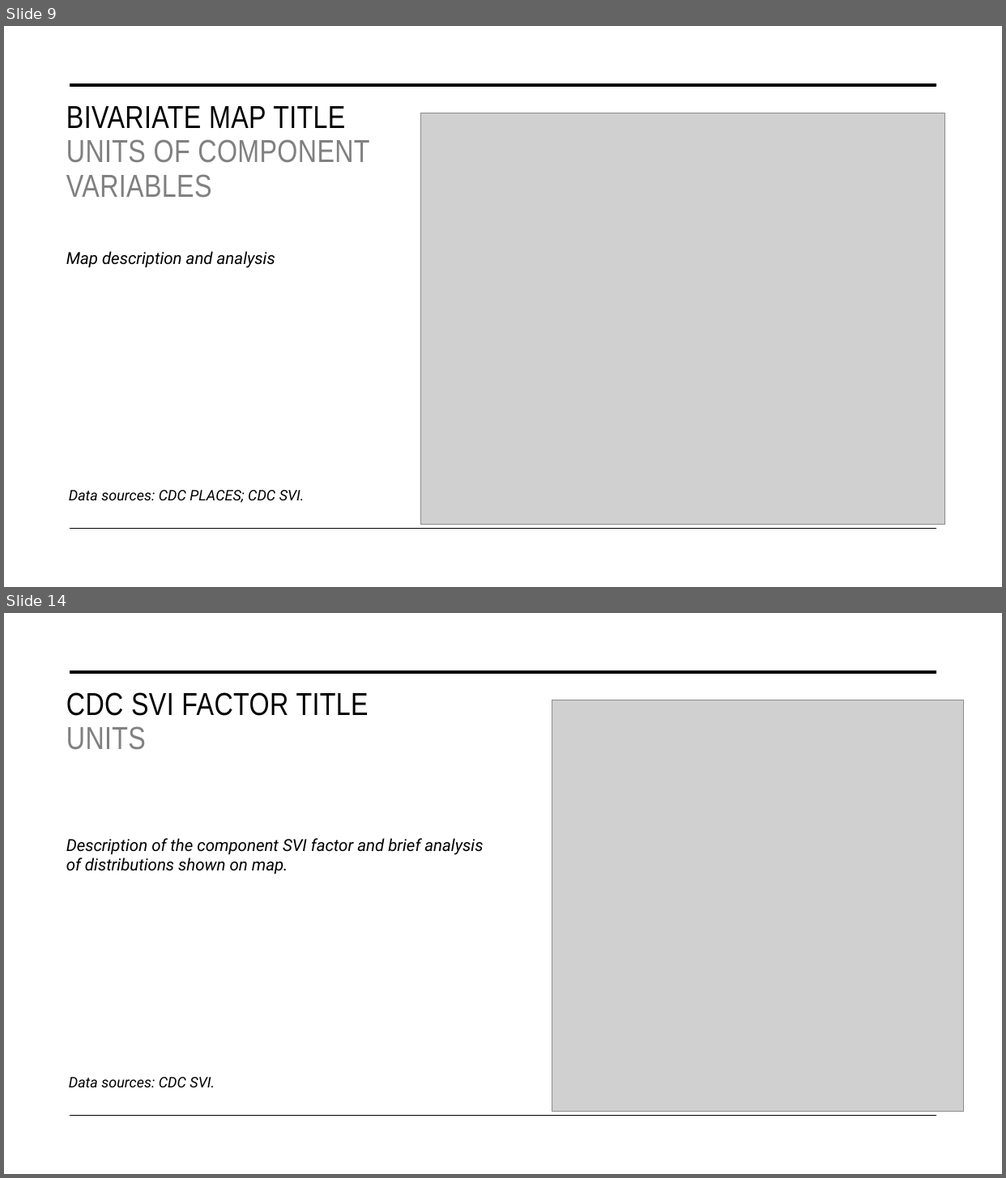
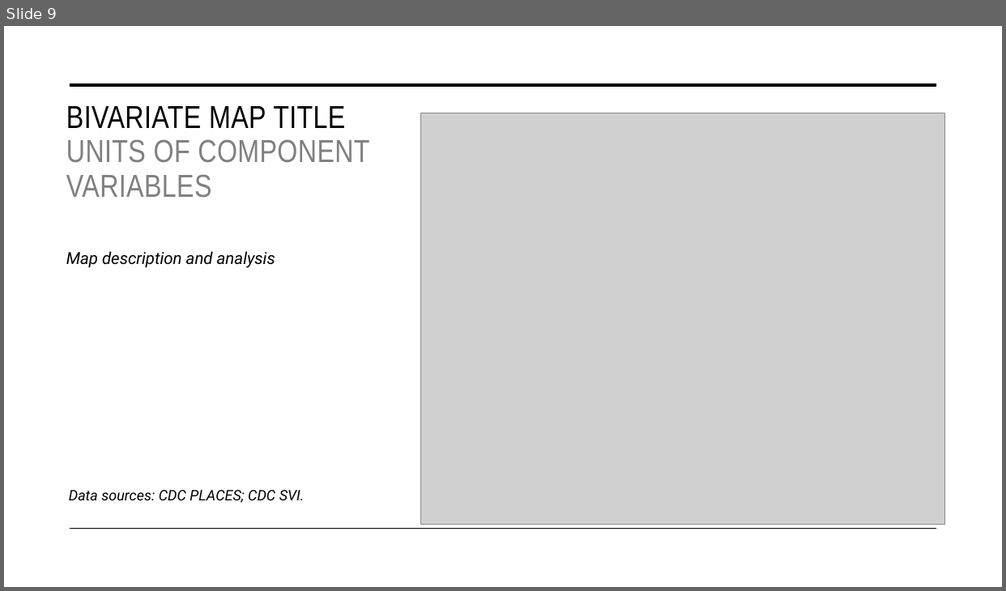
Before and after one commit to justenvirons/pedagogy, a slide deck: GEO346_2023_FallQuarter/Exercise_01/exercise01-template.pptx. Shown one above the other, each under a label of ours: slides 9 and 14 before the commit, slide 9 after it; the slides between them are not shown. The pictures are 1006x1178 and 1006x591 pixels, drawn with LibreOffice and Linux fonts; fonts in the diff are those of the drawing; grey boxes stand for pictures. Boxes give left, top, right and bottom in pixels: in the first picture for what was removed or moved away, otherwise in the second. Text is boxed around its words. In the diff, an @@ line names an element or a change of style, - is before the commit and + after.

```diff
--- a/GEO346_2023_FallQuarter/Exercise_01/exercise01-template.pptx
+++ b/GEO346_2023_FallQuarter/Exercise_01/exercise01-template.pptx
@@ slide 14 removed at (x1=4, y1=613, x2=1002, y2=1174), background #FFFFFF; not listed: 2 template elements that a slide beside it also shows @@
@@ title removed at (x1=66, y1=692, x2=368, y2=750) @@
-CDC SVI FACTOR TITLE
-UNITS
@@ picture removed at (x1=552, y1=700, x2=964, y2=1112) @@
@@ text removed at (x1=66, y1=838, x2=483, y2=875) @@
-Description of the component SVI factor and brief analysis of distributions shown on map.
@@ text removed at (x1=69, y1=1077, x2=215, y2=1088) @@
-Data sources: CDC SVI.
```
Also in this commit, not shown: 1 slide changed, 5 other slides removed, 4 other files.
